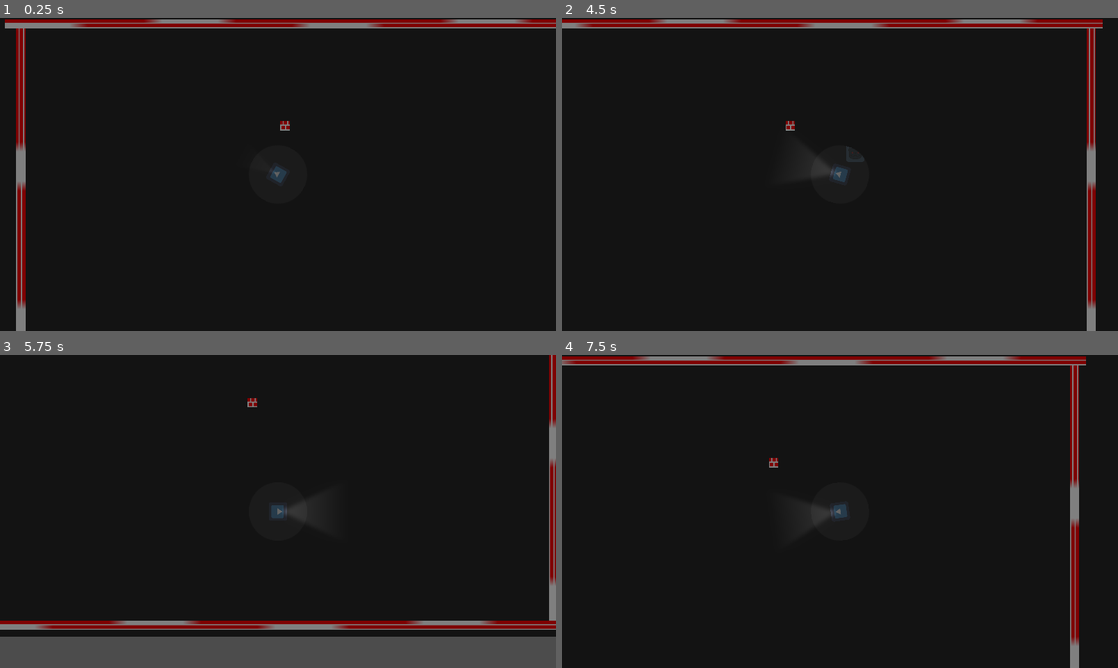
Above: before the commit, frames 1-4 (two rows, left to right).
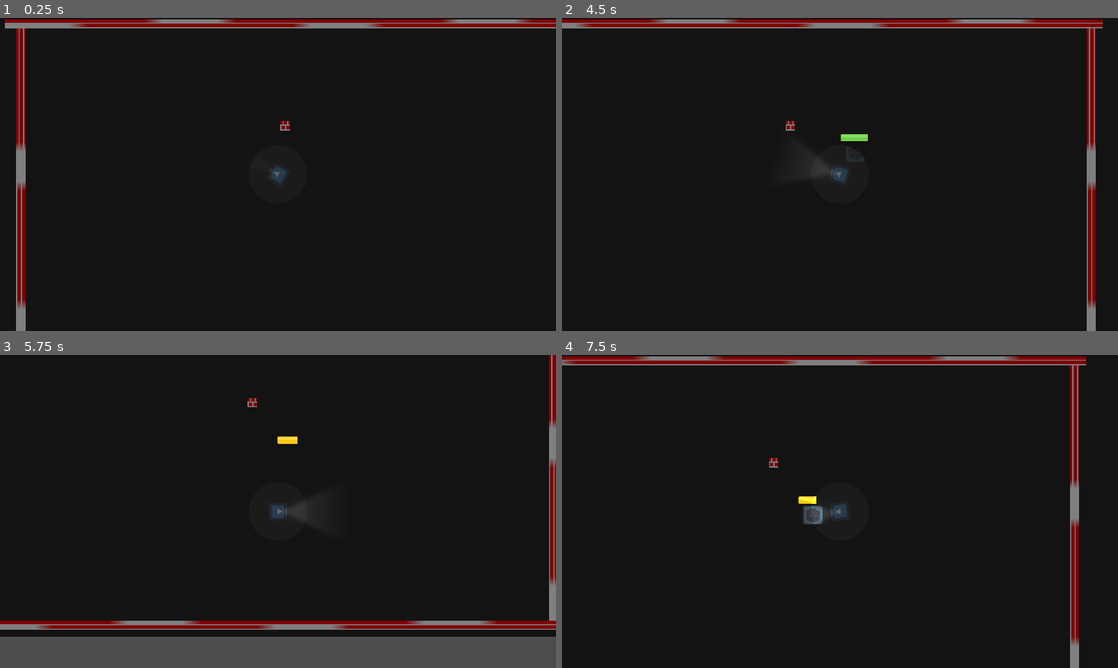
Above: after the commit, the same moments.

Repository: UWOComputerScienceClub/GameProject2022
Game: Godot game, scene res://Node.tscn
Two runs of this game, one before a commit and one after it. Both use one fixed random seed, a clock stepped at 60 frames per second and the inputs below. The engine's default icon, where the game draws it, is replaced by a stand-in: a white triangle on a blue panel in a dark square.
Inputs (mouse positions are in pixels of both pictures, inside the frame that each line leads up to):
- Up to frame 1 (0.25 s): no input
- Up to frame 2 (4.5 s): tap Enter at 0.5 s; move the mouse to (962, 158) at 0.52 s; hold D (move_right) 0.53-1.28 s; hold Shift (sprint_toggle) 0.53-1.28 s; move the mouse to (728, 190) at 1.27 s; hold S (move_down) 1.28-2.03 s; tap F (toggle_flashlight) at 1.35, 2.85, 4.35 s; move the mouse to (895, 105) at 2.02 s; hold D (move_right) 2.03-2.78 s; hold Shift (sprint_toggle) 2.03-2.78 s; move the mouse to (812, 237) at 2.77 s; hold W (move_up) 2.78-3.53 s; move the mouse to (1006, 221) at 3.52 s; hold Shift (sprint_toggle) 3.53-4.28 s; hold A (move_left) from 3.53 s (still down); move the mouse to (673, 127) at 4.27 s
- Up to frame 3 (5.75 s): move the mouse to (305, 511) at 5.02 s; release A (move_left) at 5.03 s; hold S (move_down) from 5.03 s (still down); hold Shift (sprint_toggle) from 5.03 s (still down)
- Up to frame 4 (7.5 s): move the mouse to (756, 433) at 5.77 s; release S (move_down) at 5.78 s; release Shift (sprint_toggle) at 5.78 s; hold D (move_right) 5.78-6.53 s; tap F (toggle_flashlight) at 5.85, 7.35 s; move the mouse to (962, 495) at 6.52 s; hold W (move_up) 6.53-7.28 s; hold Shift (sprint_toggle) 6.53-7.28 s; move the mouse to (728, 527) at 7.27 s; hold D (move_right) from 7.28 s (still down)

The runs differ from the first frame. In frame 2, 0.1% of the frame differs, in the area x 50-55%, y 37-40%; in frame 3, less than 0.1%; in frame 4, 0.2%, in the area x 42-47%, y 45-54%.

Commit message:
Refined enemy/light collision detection. Added enemy health bar.

Diff:
--- a/cs-club-game-project-1/Enemy1.gd
+++ b/cs-club-game-project-1/Enemy1.gd
@@ -3,6 +3,7 @@
 export var speed = 50 # How fast the enemy will move (pixels/sec).
 var screen_size # Size of the game window.
 
+var max_health = 100
 var health = 100
 
 var is_in_light = false
@@ -20,9 +21,12 @@
 func _physics_process(delta):
 	var collision = move_and_collide(velocity * delta)
 func _process(delta):
-	print(health)
-
-	if is_in_light and PlayerLightEnabled.isLightEnabled and health > 0:
+	#print(health)
+	#print(is_in_light)
+	$HealthDisplay.update_healthbar(health)
+	if (is_in_light and
+		PlayerLightEnabled.isLightEnabled and
+		health > 0):
 		health -= 1
 
 	velocity = Vector2.ZERO # The enemy's movement vector.
--- /dev/null
+++ b/cs-club-game-project-1/HealthDisplay.gd
@@ -0,0 +1,32 @@
+extends Node2D
+
+var bar_red = preload("res://art/barHorizontal_red.png")
+var bar_green = preload("res://art/barHorizontal_green.png")
+var bar_yellow = preload("res://art/barHorizontal_yellow.png")
+
+onready var healthbar = $HealthBar
+
+func _ready():
+	hide()
+	if get_parent() and get_parent().get("max_health"):
+		healthbar.max_value = get_parent().max_health
+
+func _process(delta):
+	global_rotation = 0
+	if (get_parent().is_in_light and
+		PlayerLightEnabled.isLightEnabled):
+		$VisibilityTimer.start()
+
+func update_healthbar(value):
+	healthbar.texture_progress = bar_green
+	if value < healthbar.max_value * 0.7:
+		healthbar.texture_progress = bar_yellow
+	if value < healthbar.max_value * 0.35:
+		healthbar.texture_progress = bar_red
+	if (value < healthbar.max_value and
+		not $VisibilityTimer.is_stopped()):
+		#print($VisibilityTimer.time_left)
+		show()
+	else:
+		hide()
+	healthbar.value = value
--- /dev/null
+++ b/cs-club-game-project-1/HealthDisplay.tscn
@@ -0,0 +1,18 @@
+[gd_scene load_steps=3 format=2]
+
+[ext_resource path="res://art/barHorizontal_green.png" type="Texture" id=1]
+[ext_resource path="res://HealthDisplay.gd" type="Script" id=2]
+
+[node name="HealthDisplay" type="Node2D"]
+script = ExtResource( 2 )
+
+[node name="HealthBar" type="TextureProgress" parent="."]
+margin_left = -100.0
+margin_top = -64.0
+margin_right = 100.0
+margin_bottom = -38.0
+value = 100.0
+texture_progress = ExtResource( 1 )
+
+[node name="VisibilityTimer" type="Timer" parent="."]
+one_shot = true
--- a/cs-club-game-project-1/Node.tscn
+++ b/cs-club-game-project-1/Node.tscn
@@ -1,9 +1,10 @@
-[gd_scene load_steps=5 format=2]
+[gd_scene load_steps=6 format=2]
 
 [ext_resource path="res://Wall.tscn" type="PackedScene" id=1]
 [ext_resource path="res://Player.tscn" type="PackedScene" id=2]
 [ext_resource path="res://art/background.png" type="Texture" id=3]
 [ext_resource path="res://Enemy1.tscn" type="PackedScene" id=4]
+[ext_resource path="res://HealthDisplay.tscn" type="PackedScene" id=5]
 
 [node name="Main" type="Node2D"]
 
@@ -29,6 +30,10 @@
 [node name="Enemy1" parent="." instance=ExtResource( 4 )]
 position = Vector2( 1024, 305 )
 
+[node name="HealthDisplay" parent="Enemy1" instance=ExtResource( 5 )]
+scale = Vector2( 0.5, 1 )
+z_index = 1
+
 [node name="Player" parent="." instance=ExtResource( 2 )]
 position = Vector2( 872, 496 )
 collision_layer = 1
--- a/cs-club-game-project-1/Player.gd
+++ b/cs-club-game-project-1/Player.gd
@@ -9,6 +9,7 @@
 onready var enemy = get_parent().get_node("Enemy1")
 
 func _physics_process(delta):
+	#rotation = lerp_angle(global_rotation, get_global_mouse_position().angle(), delta)
 	look_at(get_global_mouse_position())
 	var collision = move_and_collide(velocity * delta)
 	if collision and collision.collider_velocity != Vector2(0,0):
@@ -19,6 +20,11 @@
 	screen_size = get_viewport_rect().size
 
 func _process(delta):
+	#print(PlayerLightEnabled.isLightEnabled)
+	#print(get_node("Light2D/Area2D").overlaps_body(enemy))
+	if get_node("Light2D/Area2D").overlaps_body(enemy) and PlayerLightEnabled.isLightEnabled:
+		enemy.is_in_light = true
+
 	velocity = Vector2.ZERO # The player's movement vector.
 	if Input.is_action_pressed("move_right"):
 		velocity.x += 1
@@ -40,15 +46,12 @@
 	position.x = clamp(position.x, 0, screen_size.x)
 	position.y = clamp(position.y, 0, screen_size.y)
 
-func start(pos):
-	position = pos
-	show()
-	$CollisionShape2D.disabled = false
+func _on_Area2D_body_entered(body):
+	if (body != self):
+		emit_signal("light_body_entered")
 
-
-func _on_Area2D_body_entered(body):
-	emit_signal("light_body_entered")
 
 
 func _on_Area2D_body_exited(body):
-	emit_signal("light_body_exited")
+	if (body != self):
+		emit_signal("light_body_exited")
--- a/cs-club-game-project-1/player_follow.gd
+++ b/cs-club-game-project-1/player_follow.gd
@@ -4,7 +4,7 @@
 var player
 
 func _ready():
-	player= get_node("/root/Main/Player")
+	player = get_node("/root/Main/Player")
 
 
 func _process(delta):
--- a/cs-club-game-project-1/toggle_light.gd
+++ b/cs-club-game-project-1/toggle_light.gd
@@ -1,17 +1,15 @@
 extends Light2D
-
-
-# Declare member variables here. Examples:
-# var a = 2
-# var b = "text"
-
-
+var elapsed = 0.0
+var starting_mouse_pos
+onready var player = get_parent().get_node(".")
+onready var enemy1 = get_parent().get_node("Enemy1")
 # Called when the node enters the scene tree for the first time.
 func _ready():
 	energy = 1.0
 	scale = Vector2(0.10, 0.15)
+	starting_mouse_pos = get_global_mouse_position()
 
-func _input (event):
+func _input(event):
 	if Input.is_action_just_pressed("toggle_flashlight"):
 		if energy == 1.0:
 			energy = 2.0
@@ -21,3 +19,6 @@
 			energy = 1.0
 			scale = Vector2(0.10, 0.15)
 			PlayerLightEnabled.isLightEnabled = false
+
+#func _process(delta):
+#	global_rotation = lerp_angle(global_rotation, get_global_mouse_position().angle(), delta * 2)
Binary file added: cs-club-game-project-1/art/barHorizontal_green.png
Not shown, added: cs-club-game-project-1/art/barHorizontal_green.png.import
Binary file added: cs-club-game-project-1/art/barHorizontal_red.png
Not shown, added: cs-club-game-project-1/art/barHorizontal_red.png.import
Binary file added: cs-club-game-project-1/art/barHorizontal_yellow.png
Not shown, added: cs-club-game-project-1/art/barHorizontal_yellow.png.import
Empty file added: cs-club-game-project-1/light_weight.gd
